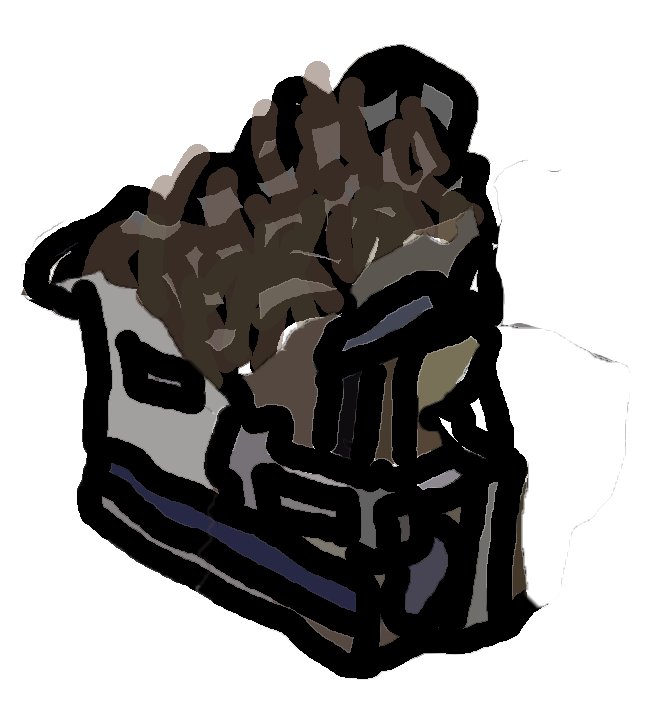
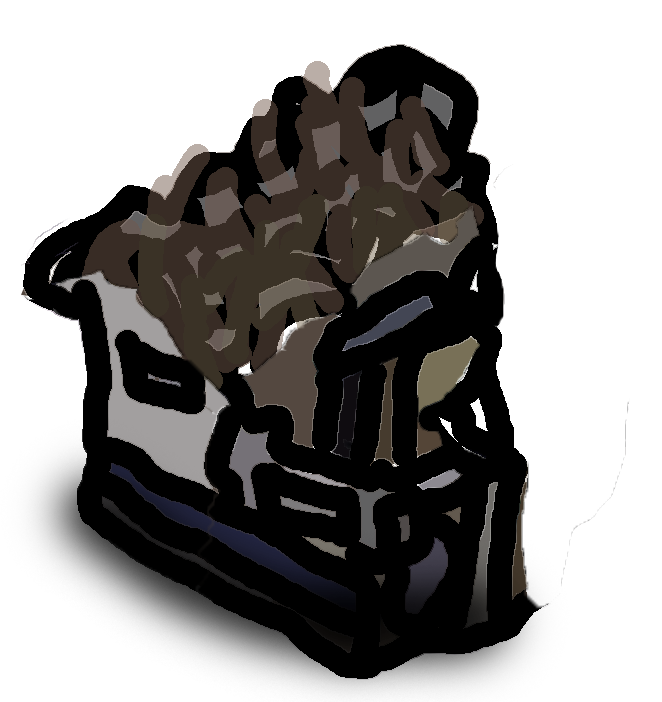
The second 662 × 702 image is a revision of the first. Changes to its layers:
painted on "Hue/Saturation 2" over [13, 159, 631, 702]
